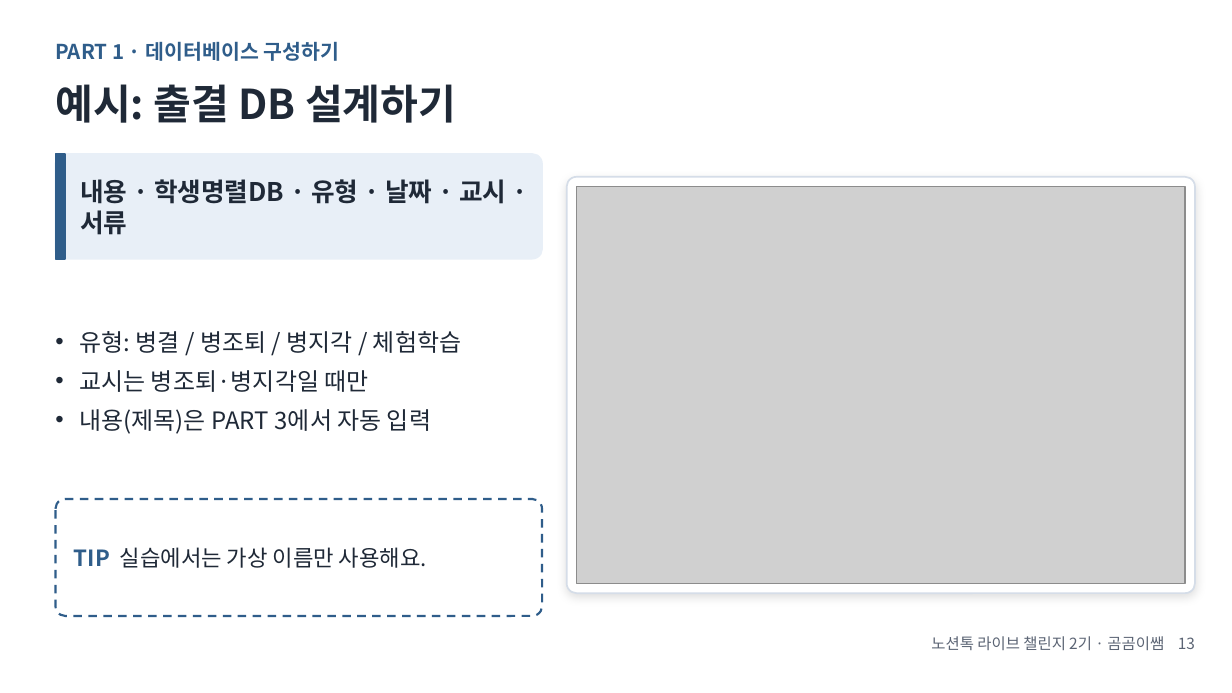
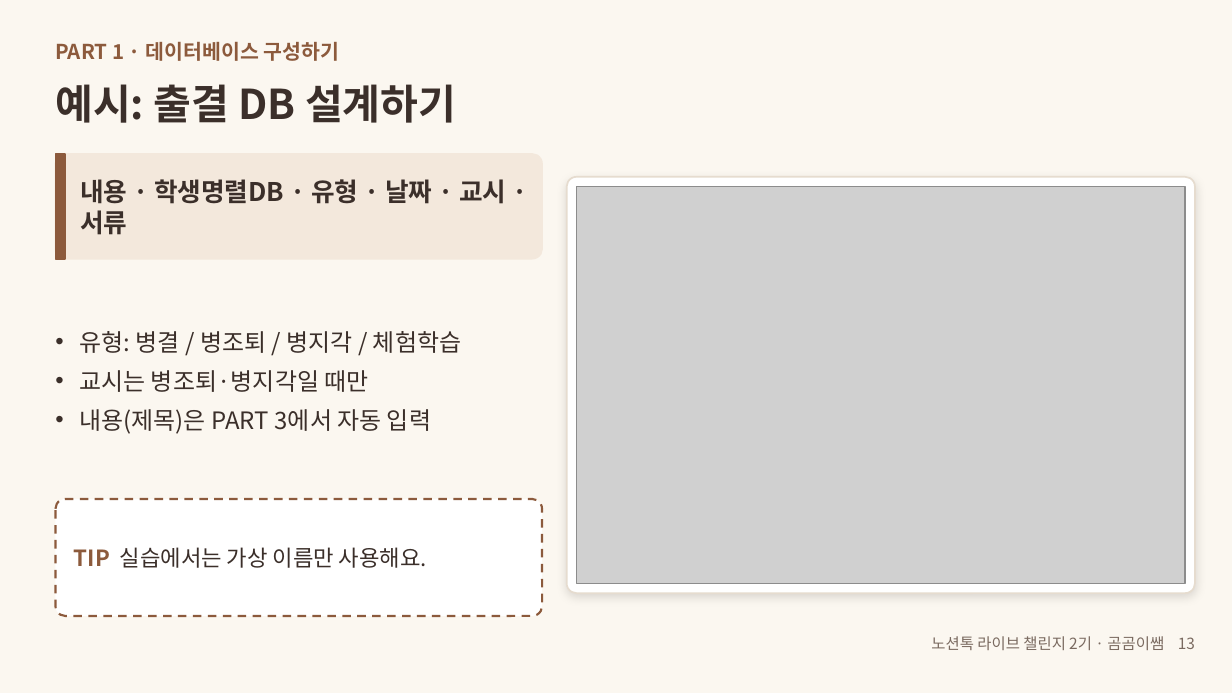
Before and after one commit to gomgomeet/skills, a slide deck: slide 13 of webinars/notiontalk-live-challenge-1/notiontalk-live-challenge-webinar.pptx. Drawn at 1232x693 pixels with LibreOffice and Linux fonts; fonts in the diff are those of the drawing; grey boxes stand for pictures. Boxes give left, top, right and bottom in pixels: in the first picture for what was removed or moved away, otherwise in the second. Text is boxed around its words. In the diff, an @@ line names an element or a change of style, - is before the commit and + after.

```diff
--- a/webinars/notiontalk-live-challenge-1/notiontalk-live-challenge-webinar.pptx
+++ b/webinars/notiontalk-live-challenge-1/notiontalk-live-challenge-webinar.pptx
@@ background #FFFFFF to #FBF7F0 @@
@@ text "PART 1 · 데이터베이스 구성하기" at [55, 42, 339, 61]: text colour #2F5D8A to #8C5A3C @@
@@ rounded rectangle at [55, 154, 542, 259]: fill #E8EFF7 to #F3E8DC; outline #E8EFF7 1 pt to #F3E8DC 1 pt @@
@@ rectangle at [55, 154, 65, 259]: fill #2F5D8A to #8C5A3C; outline #2F5D8A 1 pt to #8C5A3C 1 pt @@
@@ rounded rectangle at [567, 177, 1195, 594]: outline #D5DDE8 1 pt to #E6DCCF 1 pt @@
@@ text colour #1F2937 to #3B2F2A in 3 elements at [55, 84, 456, 123], [80, 179, 506, 235], [79, 331, 461, 434] @@
@@ rounded rectangle at [55, 499, 542, 616]: outline #2F5D8A 1.25 pt dashed to #8C5A3C 1.25 pt dashed @@
@@ text "TIP 실습에서는 가상 이름만 사용해요." at [74, 547, 427, 568]: text colour #2F5D8A to #8C5A3C in "TIP"; text colour #1F2937 to #3B2F2A in "실습에서는 가상 이름만 사용해요." @@
@@ text "노션톡 라이브 챌린지 2기 · ..." at [931, 636, 1195, 650]: text colour #5B6474 to #7A6A60 @@
```
Also in this commit, not shown: 46 other slides changed, 2 other files.
